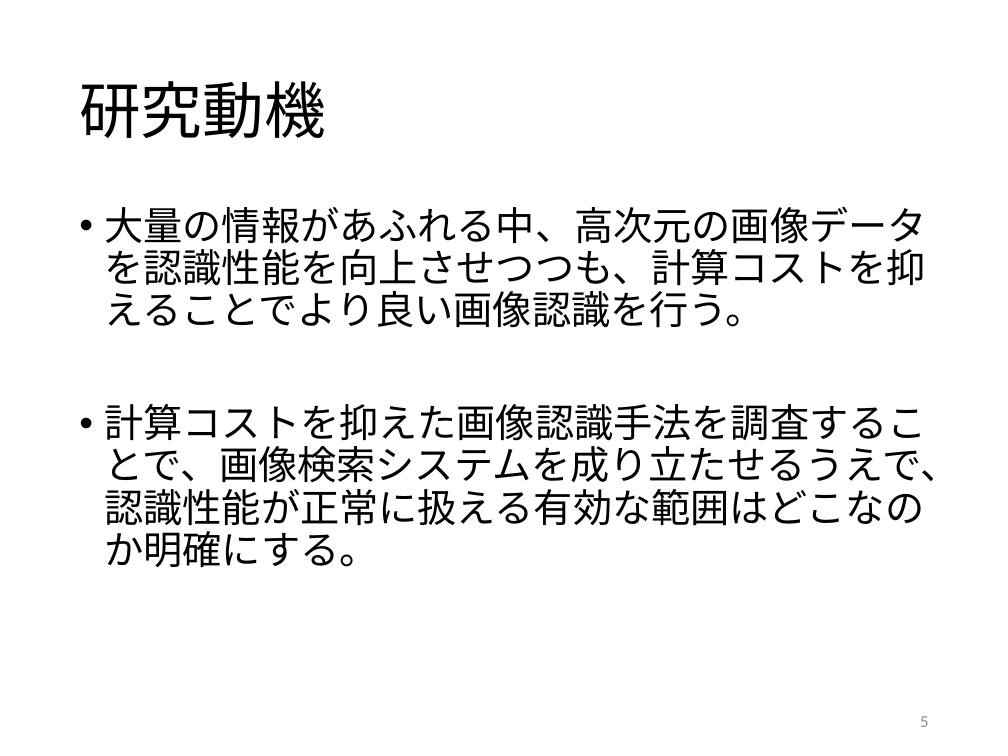
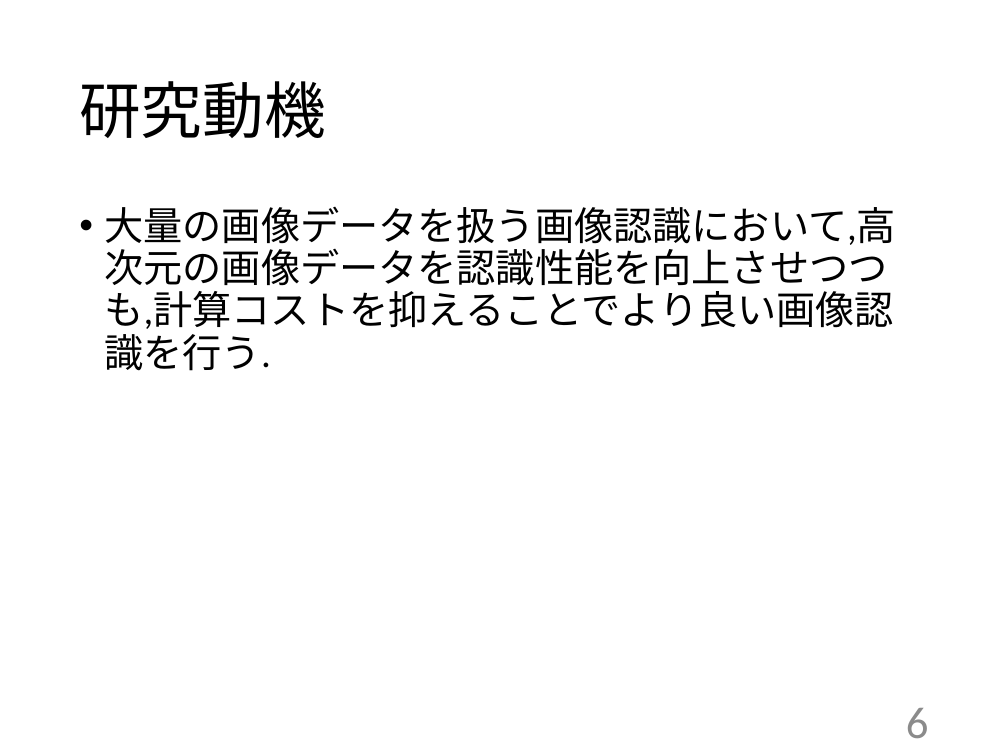
Before and after one commit to kait-takanolab/1821005-yoshioka-thesis, a slide deck: slide 6 of 1821005_中間発表.pptx (slide 5 before the commit). Drawn at 1008x756 pixels with LibreOffice and Linux fonts; fonts in the diff are those of the drawing. Boxes give left, top, right and bottom in pixels: in the first picture for what was removed or moved away, otherwise in the second. Text is boxed around its words. In the diff, an @@ line names an element or a change of style, - is before the commit and + after.

```diff
--- a/1821005_中間発表.pptx
+++ b/1821005_中間発表.pptx
@@ text at <box>105,206,897,371</box>: text changed @@
-• 大量の情報があふれる中、高次元の画像データを認識性能を向上させつつも、計算コストを抑えることでより良い画像認識を行う。
-• 計算コストを抑えた画像認識手法を調査することで、画像検索システムを成り立たせるうえで、認識性能が正常に扱える有効な範囲はどこなのか明確にする。
+• 大量の画像データを扱う画像認識において,高次元の画像データを認識性能を向上させつつも,計算コストを抑えることでより良い画像認識を行う.
@@ page number at <box>906,708,929,738</box>: text changed; size 12 to 32 pt @@
-5
+6
```
Also in this commit, not shown: 8 other slides changed, 2 slides added.
